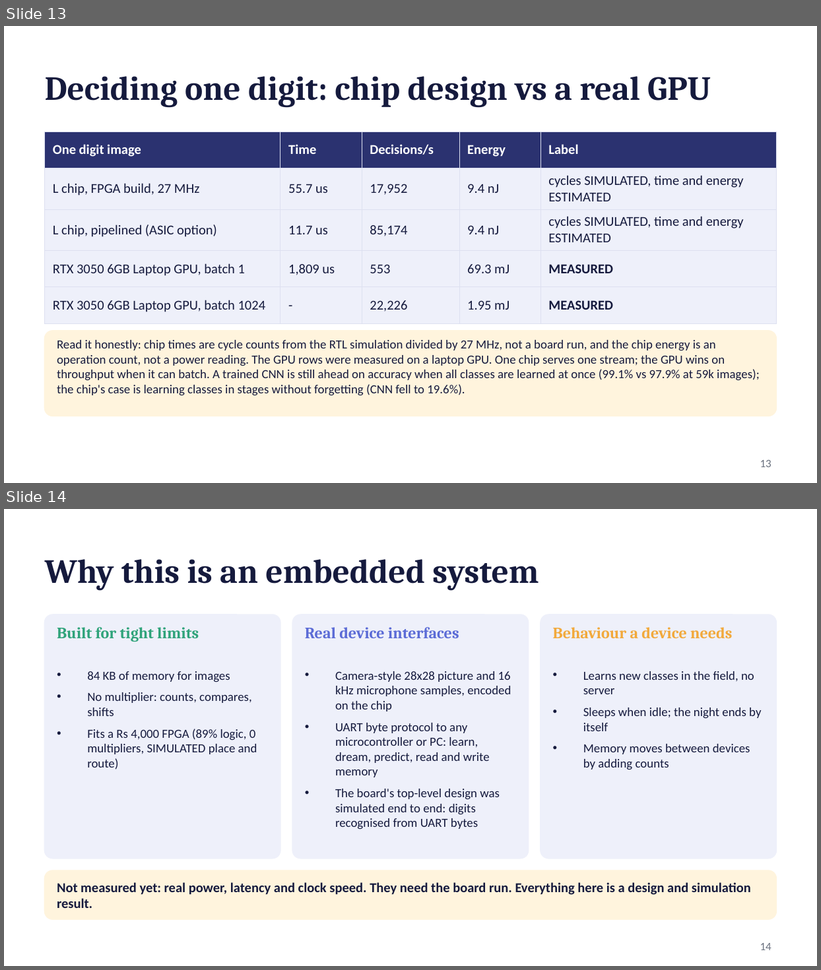
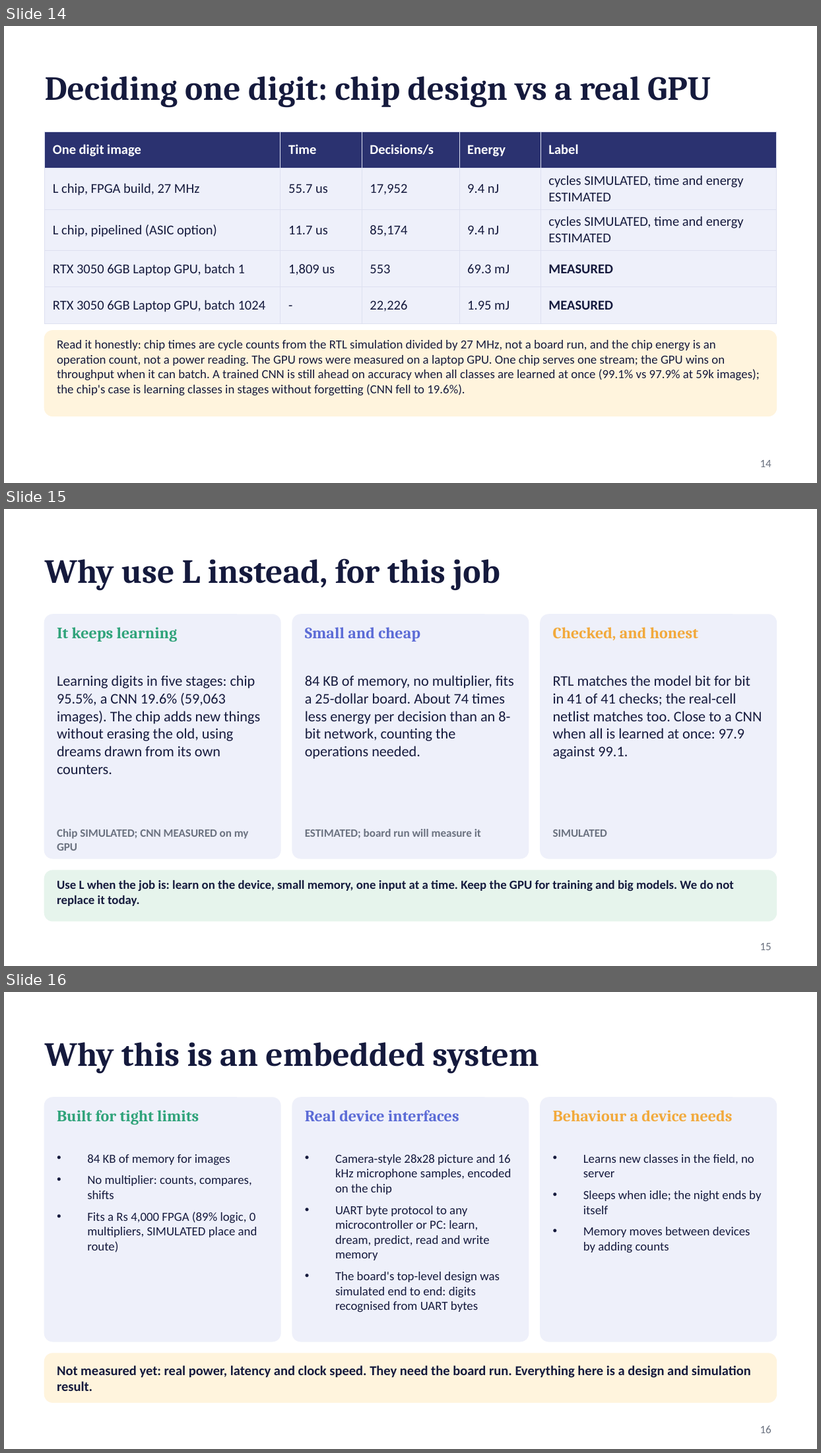
Before and after one commit to kurosaki11op-art/gpu2.0, a slide deck: docs/L_pitch_final.pptx. Shown one above the other, each under a label of ours: slides 13 and 14 before the commit, slides 14, 15 and 16 after it. The pictures are 821x970 and 821x1453 pixels, drawn with LibreOffice and Linux fonts; fonts in the diff are those of the drawing. Boxes give left, top, right and bottom in pixels: in the first picture for what was removed or moved away, otherwise in the second. Text is boxed around its words. In the diff, an @@ line names an element or a change of style, - is before the commit and + after.

```diff
--- a/docs/L_pitch_final.pptx
+++ b/docs/L_pitch_final.pptx
@@ slide 15 added at [4,509,817,966], background #FFFFFF @@
@@ title added at [45,559,500,591], 30 pt, text #151A3D, bold @@
+Why use L instead, for this job
@@ rounded rectangle added at [45,615,281,859], fill #EEF0FA, outline #EEF0FA 1 pt @@
@@ text added at [57,627,178,642], 14 pt, text #2FA37A, bold @@
+It keeps learning
@@ rounded rectangle added at [292,615,529,859], fill #EEF0FA, outline #EEF0FA 1 pt @@
@@ text added at [305,627,420,642], 14 pt, text #5B6BD6, bold @@
+Small and cheap
@@ rounded rectangle added at [541,615,776,859], fill #EEF0FA, outline #EEF0FA 1 pt @@
@@ text added at [553,627,698,640], 14 pt, text #F2A93B, bold @@
+Checked, and honest
@@ text added at [57,675,260,774], 13 pt, text #151A3D @@
+Learning digits in five stages: chip 95.5%, a CNN 19.6% (59,063 images). The chip adds new things without erasing the old, using dreams drawn from its own counters.
@@ text added at [305,675,514,759], 13 pt, text #151A3D @@
+84 KB of memory, no multiplier, fits a 25-dollar board. About 74 times less energy per decision than an 8-bit network, counting the operations needed.
@@ text added at [553,675,762,759], 13 pt, text #151A3D @@
+RTL matches the model bit for bit in 41 of 41 checks; the real-cell netlist matches too. Close to a CNN when all is learned at once: 97.9 against 99.1.
@@ text added at [57,829,249,851], 10 pt, text #6B7280, bold @@
+Chip SIMULATED; CNN MEASURED on my GPU
@@ text added at [305,829,481,838], 10 pt, text #6B7280, bold @@
+ESTIMATED; board run will measure it
@@ text added at [553,830,607,837], 10 pt, text #6B7280, bold @@
+SIMULATED
@@ rounded rectangle added at [45,871,776,921], fill #E6F4EC, outline #E6F4EC 1 pt @@
@@ text added at [57,880,734,906], 11 pt, text #151A3D, bold @@
+Use L when the job is: learn on the device, small memory, one input at a time. Keep the GPU for training and big models. We do not replace it today.
@@ page number added at [760,943,772,951], 10 pt, text #6B7280 @@
+15
@@ what was slide 13 is now slide 14 @@
@@ page number at [760,460,772,468]: text changed @@
-13
+14
@@ what was slide 14 is now slide 16 @@
@@ page number at [760,1426,772,1434]: text changed @@
-14
+16
```
Also in this commit, not shown: 8 slides changed, 2 other slides added, 4 other files.
